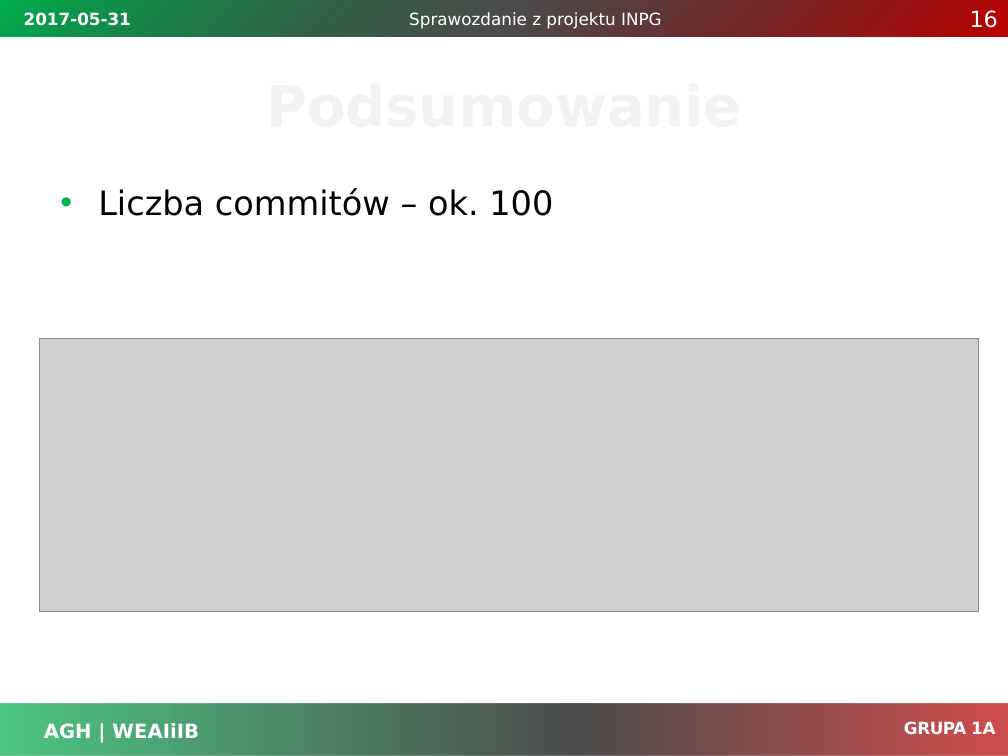
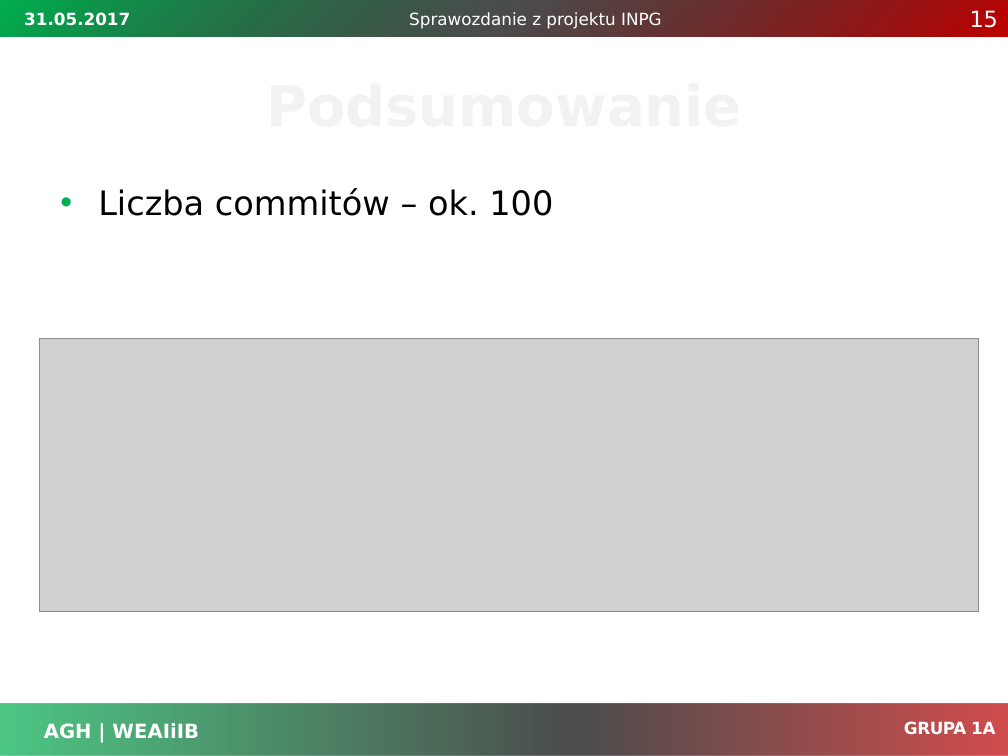
Before and after one commit to hubdworniok/warcaby, a slide deck: slide 15 of Dokumentacja/prezentacja_sprawozdanie.pptx (slide 16 before the commit). Drawn at 1008x756 pixels with LibreOffice and Linux fonts; fonts in the diff are those of the drawing; grey boxes stand for pictures; background and template pictures are left out. Boxes give left, top, right and bottom in pixels: in the first picture for what was removed or moved away, otherwise in the second. Text is boxed around its words. In the diff, an @@ line names an element or a change of style, - is before the commit and + after.

```diff
--- a/Dokumentacja/prezentacja_sprawozdanie.pptx
+++ b/Dokumentacja/prezentacja_sprawozdanie.pptx
@@ text at [24,12,130,26]: text changed @@
-2017-05-31
+31.05.2017
@@ page number at [970,10,998,28]: text changed @@
-16
+15
```
Also in this commit, not shown: 15 other slides changed, 1 slide removed.
